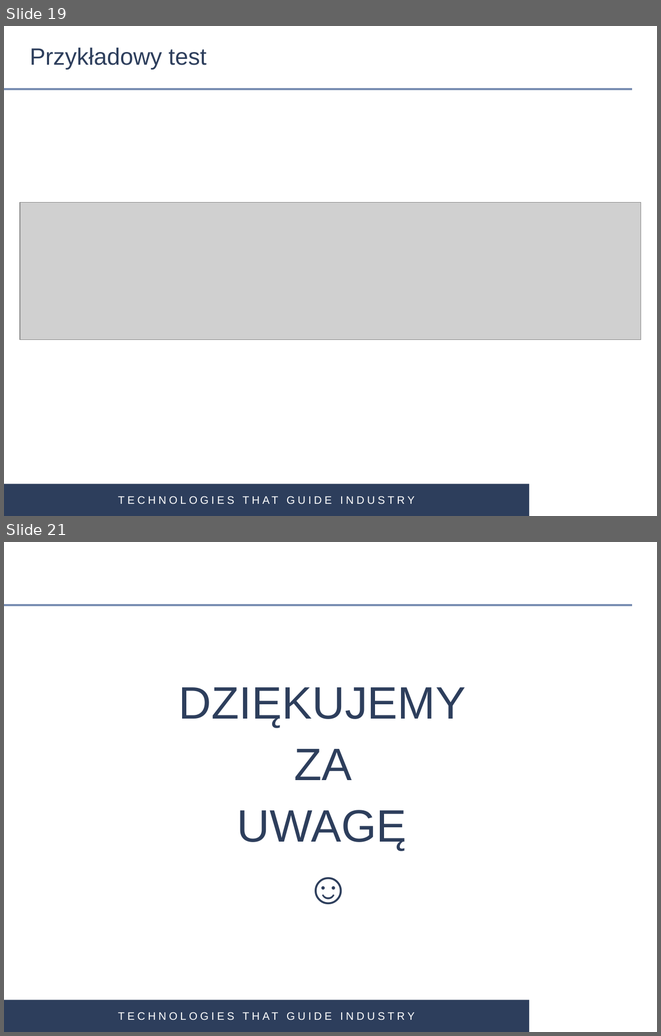
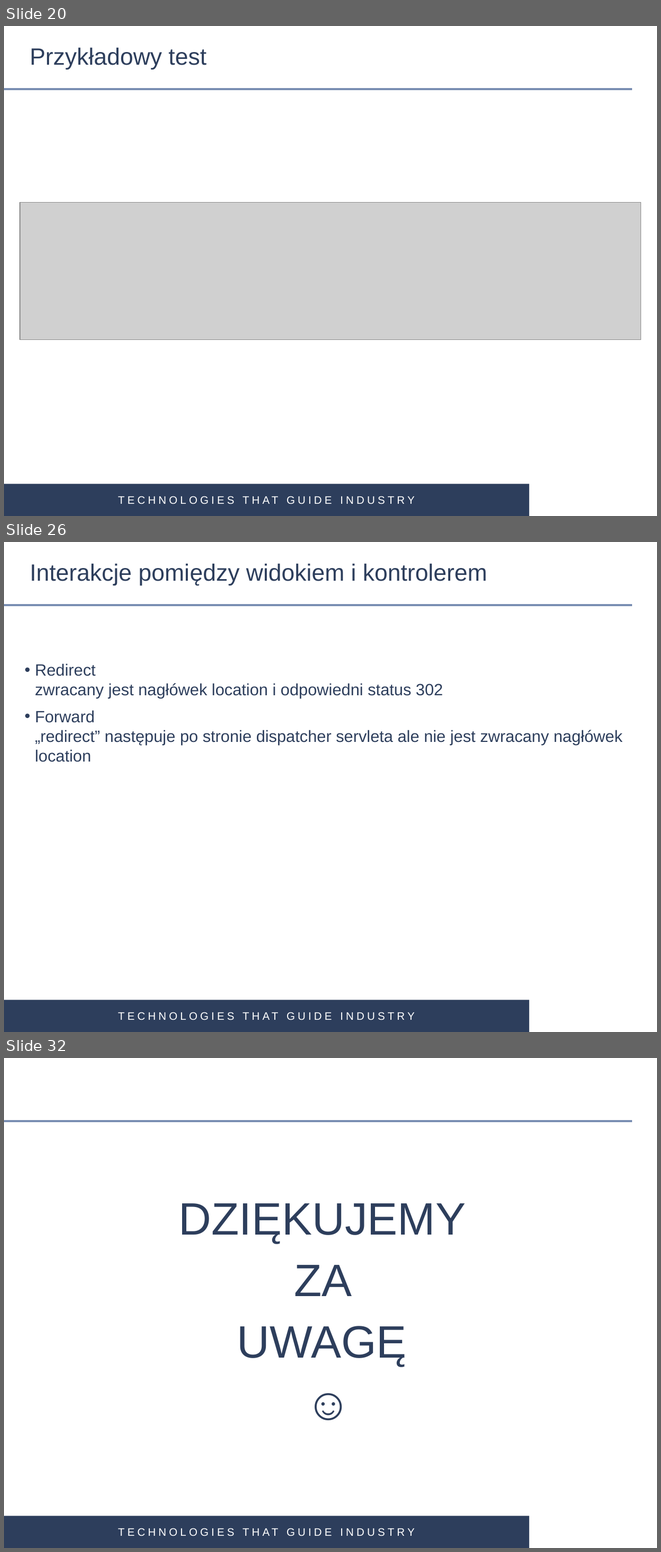
Before and after one commit to gardian91/SPRING_MVC-PSK, a slide deck: Spring MVC.pptx. Shown one above the other, each under a label of ours: slides 19 and 21 before the commit, slides 20, 26 and 32 after it; the slides between them are not shown. The pictures are 661x1036 and 661x1552 pixels, drawn with LibreOffice and Linux fonts; fonts in the diff are those of the drawing; grey boxes stand for pictures; background and template pictures are left out. Boxes give left, top, right and bottom in pixels: in the first picture for what was removed or moved away, otherwise in the second. Text is boxed around its words. In the diff, an @@ line names an element or a change of style, - is before the commit and + after.

```diff
--- a/Spring MVC.pptx
+++ b/Spring MVC.pptx
@@ slide 26 added at <box>4,542,657,1032</box>, background #FFFFFF; not listed: 3 template elements that a slide beside it also shows @@
@@ title added at <box>30,563,487,585</box>, 26 pt, text #2D3E5C @@
+Interakcje pomiędzy widokiem i kontrolerem
@@ text added at <box>35,663,623,762</box>, 18 pt, text #2D3E5C @@
+• Redirect
+  zwracany jest nagłówek location i odpowiedni status 302
+• Forward
+  „redirect” następuje po stronie dispatcher servleta ale nie jest zwracany nagłówek location
@@ what was slide 19 is now slide 20 @@
@@ what was slide 21 is now slide 32 @@
```
Also in this commit, not shown: 5 slides changed, 11 other slides added, 1 slide removed, 12 other files.
